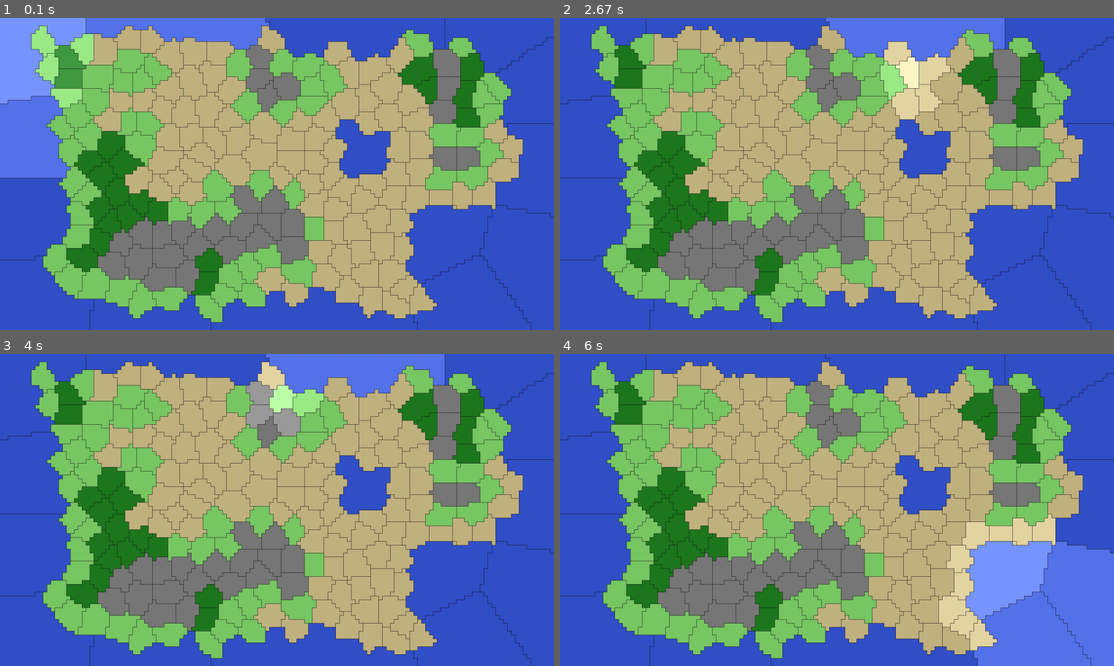
Above: before the commit, frames 1-4 (two rows, left to right).
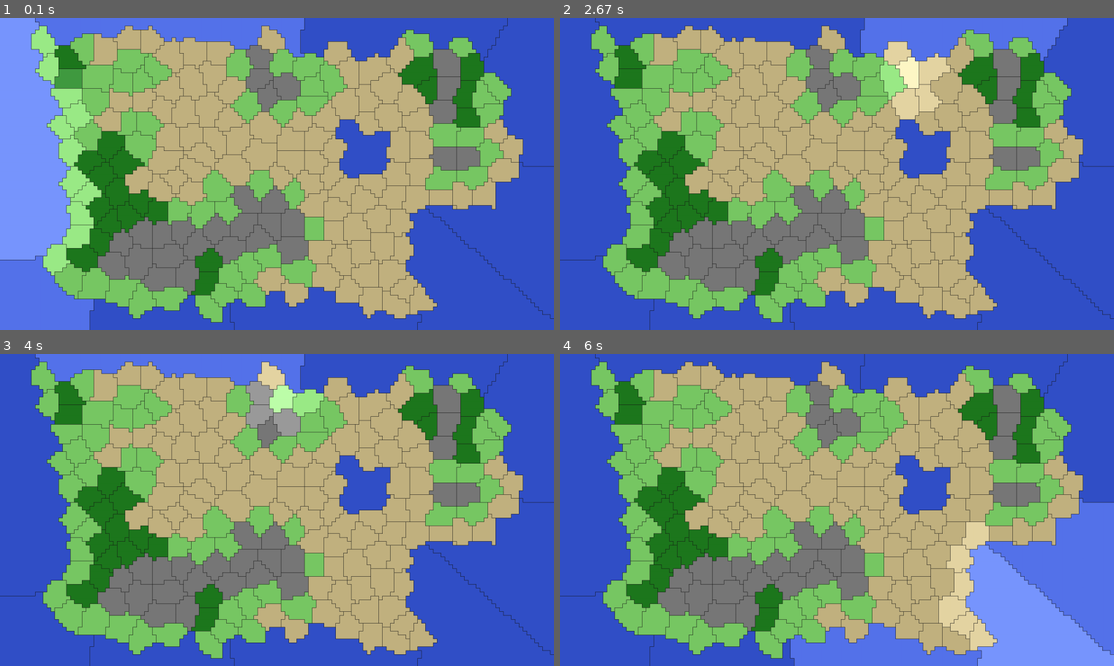
Above: after the commit, the same moments.

Repository: capdevillex/proj_info
Game: pygame game, started from legacy/main.py
Two runs of this game, one before a commit and one after it. Both use one fixed random seed, a clock stepped at 60 frames per second and the inputs below.
Inputs (mouse positions are in pixels of both pictures, inside the frame that each line leads up to):
- Up to frame 1 (0.1 s): no input
- Up to frame 2 (2.67 s): hold D 0.33-0.8 s; move the mouse to (814, 186) at 0.37 s; hold D 0.83-1.3 s; move the mouse to (1014, 164) at 0.87 s; hold S 1.33-1.8 s; move the mouse to (704, 177) at 1.37 s; hold D 1.83-2.47 s; move the mouse to (665, 127) at 1.87 s; hold S from 2.5 s (still down); move the mouse to (920, 64) at 2.53 s
- Up to frame 3 (4 s): release S at 2.97 s; hold D 3-3.47 s; move the mouse to (343, 538) at 3.03 s; hold D 3.5-3.97 s; move the mouse to (288, 403) at 3.53 s
- Up to frame 4 (6 s): hold S 4-4.47 s; move the mouse to (637, 500) at 4.03 s; hold D 4.5-5.13 s; move the mouse to (842, 544) at 4.53 s; hold S 5.17-5.63 s; move the mouse to (820, 456) at 5.2 s; hold D from 5.67 s (still down); move the mouse to (981, 559) at 5.7 s

The runs differ from the first frame. In frame 1, 13% of the frame differs, in the area x 0-100%, y 0-100%; in frame 2, 1.9%; in frame 3, 5.4%; in frame 4, 9.8%.

Commit message:
Complete refactoring of the water tiling process.

Diff:
--- a/world/map.py
+++ b/world/map.py
@@ -1024,14 +1024,57 @@
     def _merge_water_tiles(self, target_size: int = 12):
         """
         Fusionne les tuiles d'eau proches en super-tuiles plus grandes pour améliorer la jouabilité.
-        Algorithme :
-            1. On collecte les cellules d'eau et on prépare une Distance Transform pour mesurer la distance à la terre la plus proche.
-            2. On applique un Poisson Disk Sampling adaptatif (inspiré d'Ebeida) sur les cellules d'eau, où le rayon de rejet varie en fonction de la distance à la côte : plus on est proche de la terre, plus les points d'attraction sont denses, créant des tuiles d'eau plus petites et détaillées près des côtes, et plus espacés au large pour éviter les micro-tuiles d'eau.
-            3. On effectue une relaxation de Lloyd sur les points d'attraction pour améliorer la régularité des tuiles d'eau, en introduisant une répulsion supplémentaire près des côtes pour éviter que les tuiles d'eau ne deviennent trop grandes et irrégulières à proximité de la terre.
-            4. Enfin, on réassigne les cellules d'eau aux nouveaux points d'attraction via un Voronoï discret, ce qui fusionne efficacement les tuiles d'eau proches en de plus grandes entités cohérentes, tout en préservant les détails côtiers essentiels pour la jouabilité et l'esthétique de la carte.
-            5. On reconstruit les tuiles d'eau fusionnées et on met à jour les biomes en conséquence.
-        """
-        # 1. Collecte des cellules d'eau et préparation de la Distance Transform
+
+        Pipeline :
+            A. Distance Transform : Calcul de la distance à la côte pour chaque cellule d'eau
+            B. Poisson Disk Sampling adaptatif : Placement des points d'attraction avec densité variable
+            C. Relaxation de Lloyd : Amélioration de la régularité avec répulsion côtière
+            D. Assignation Voronoï : Propagation par flood fill simultané
+            E. Nettoyage et réassignation : Traitement des tuiles problématiques
+            F. Reconstruction : Création des nouvelles tuiles
+        """
+        self._log("[Fusion] Début de la fusion des tuiles d'eau")
+
+        # Collecte initiale
+        water_cells_set, land_cells, land_tiles = self._collect_water_and_land_cells()
+
+        if not water_cells_set:
+            self._log("[Fusion] Aucune cellule d'eau à fusionner")
+            return
+
+        # Pipeline de fusion
+        self._log("[Fusion A] Distance Transform")
+        distance_map = self._compute_distance_transform(water_cells_set, land_cells)
+
+        self._log("[Fusion B] Poisson Disk Sampling adaptatif")
+        seeds = self._adaptive_poisson_sampling(water_cells_set, distance_map, target_size)
+        self._log(f"[Fusion B] {len(seeds)} points d'attraction générés")
+
+        self._log("[Fusion C] Relaxation de Lloyd avec répulsion côtière")
+        seeds = self._lloyd_relaxation_with_repulsion(seeds, water_cells_set, distance_map)
+
+        self._log("[Fusion D] Assignation Voronoï par flood fill")
+        grid_assignment = self._voronoi_flood_fill(seeds, water_cells_set)
+
+        self._log("[Fusion E] Nettoyage et réassignation des tuiles problématiques")
+        water_groups = self._cleanup_and_reassign_problematic_tiles(
+            grid_assignment, seeds, water_cells_set, target_size
+        )
+
+        self._log("[Fusion F] Reconstruction des tuiles")
+        self._reconstruct_tiles(water_groups, land_tiles)
+
+        self._log(f"[Fusion] Terminé - {len(self.tiles)} tuiles au total")
+
+    # ========== MÉTHODES DÉDIÉES POUR LE PIPELINE DE FUSION ==========
+
+    def _collect_water_and_land_cells(self):
+        """
+        Collecte les cellules d'eau et de terre.
+
+        Returns:
+            Tuple[set, set, list]: (water_cells_set, land_cells, land_tiles)
+        """
         water_cells_set = set()
         land_cells = set()
         land_tiles = []
@@ -1043,11 +1086,19 @@
                 land_tiles.append(tile)
                 land_cells.update(tile.cells)
 
-        if not water_cells_set:
-            return
-
-        # ÉTAPE A : DISTANCE TRANSFORM (Manhattan simplifiée pour la performance)
-        # Calcule la distance de chaque cellule d'eau à la terre la plus proche
+        return water_cells_set, land_cells, land_tiles
+
+    def _compute_distance_transform(self, water_cells_set, land_cells):
+        """
+        Calcule la distance de chaque cellule d'eau à la terre la plus proche (Manhattan).
+
+        Args:
+            water_cells_set: Ensemble des cellules d'eau
+            land_cells: Ensemble des cellules de terre
+
+        Returns:
+            Dict: Mapping (x, y) -> distance
+        """
         distance_map = {pos: float("inf") for pos in water_cells_set}
         dist_queue = deque()
 
@@ -1059,6 +1110,7 @@
                     dist_queue.append((cx, cy))
                     break
 
+        # Propagation BFS
         while dist_queue:
             curr = dist_queue.popleft()
             d = distance_map[curr]
@@ -1068,19 +1120,32 @@
                     distance_map[neighbor] = d + 1
                     dist_queue.append(neighbor)
 
-        # ÉTAPE B : POISSON DISK SAMPLING ADAPTATIF (Ebeida encore)
-        # Rayon de base pour la densité cible (target_size)
+        return distance_map
+
+    def _adaptive_poisson_sampling(self, water_cells_set, distance_map, target_size):
+        """
+        Poisson Disk Sampling adaptatif avec densité variable selon la distance à la côte.
+
+        Args:
+            water_cells_set: Ensemble des cellules d'eau
+            distance_map: Mapping (x, y) -> distance à la côte
+            target_size: Taille cible des tuiles
+
+        Returns:
+            List[Tuple[float, float]]: Liste des points d'attraction (seeds)
+        """
+        # Rayon de base pour la densité cible
         r_base = math.sqrt(
             len(water_cells_set)
             / (max(1, len(water_cells_set) / (self.avg_cells_per_tile * target_size)))
         )
 
-        # Paramètres de densité : 1.5x plus dense à la côte -> r_coast = r_base / sqrt(1.5)
-        r_min = r_base * 0.85  # Près des côtes
-        r_max = r_base * 1.75  # Large (3x moins dense environ)
+        # Paramètres de densité : 1.5x plus dense à la côte
+        r_min = r_base  # Près des côtes
+        r_max = r_base * 1.75  # Large
 
         seeds = []
-        # Grille d'accélération basée sur r_max pour la sécurité
+        # Grille d'accélération basée sur r_max
         cell_size = r_max / 1.414
         grid_w, grid_h = int(self.width / cell_size) + 1, int(self.height / cell_size) + 1
         accel_grid = [[-1 for _ in range(grid_w)] for _ in range(grid_h)]
@@ -1107,7 +1172,6 @@
                     if idx != -1:
                         sx, sy = seeds[idx]
                         dist_sq = (sx - px) ** 2 + (sy - py) ** 2
-                        # Rayon effectif : moyenne ou max pour assurer la transition
                         combined_r = max(local_r, get_local_r((int(sx), int(sy))))
                         if dist_sq < combined_r**2:
                             too_close = True
@@ -1119,9 +1183,24 @@
                 accel_grid[gy][gx] = len(seeds)
                 seeds.append((px, py))
 
-        # ÉTAPE C : RELAXATION DE LLOYD AVEC RÉPULSION CÔTIÈRE
-        for _ in range(3):  # 2 itérations suffisent
+        return seeds
+
+    def _lloyd_relaxation_with_repulsion(self, seeds, water_cells_set, distance_map, iterations=3):
+        """
+        Relaxation de Lloyd avec répulsion côtière.
+
+        Args:
+            seeds: Liste des points d'attraction
+            water_cells_set: Ensemble des cellules d'eau
+            distance_map: Mapping (x, y) -> distance à la côte
+            iterations: Nombre d'itérations
+
+        Returns:
+            List[Tuple[float, float]]: Seeds relaxés
+        """
+        for iteration in range(iterations):
             groups = defaultdict(list)
+
             # BFS temporaire pour assigner les cellules aux seeds actuelles
             temp_assignment = {
                 (int(s[0]), int(s[1])): i
@@ -1169,11 +1248,24 @@
                     new_seeds.append((tx, ty))
                 else:
                     new_seeds.append(old_seed)
+
             seeds = new_seeds
 
-        # ÉTAPE 4 : PROPAGATION PAR FLOOD FILL SIMULTANÉ (BFS)
+        return seeds
+
+    def _voronoi_flood_fill(self, seeds, water_cells_set):
+        """
+        Assignation Voronoï par propagation simultanée (flood fill avec priority queue).
+
+        Args:
+            seeds: Liste des points d'attraction
+            water_cells_set: Ensemble des cellules d'eau
+
+        Returns:
+            Dict: Mapping (x, y) -> seed_index
+        """
         grid_assignment = {}
-        priority_queue = []  # (cost, x, y, seed_index, x_seed, y_seed)
+        priority_queue = []
 
         for i, seed in enumerate(seeds):
             pos = (int(seed[0]), int(seed[1]))
@@ -1197,49 +1289,296 @@
                         priority_queue, (new_cost, neighbor[0], neighbor[1], s_idx, sx, sy)
                     )
 
-        # ÉTAPE E : NETTOYAGE ET FUSION
+        return grid_assignment
+
+    def _cleanup_and_reassign_problematic_tiles(
+        self, grid_assignment, seeds, water_cells_set, target_size
+    ):
+        """
+        Nettoyage et réassignation des tuiles problématiques (trop petites).
+
+        Nouvelle approche :
+        - Identifier les tuiles problématiques
+        - Supprimer ces tuiles et leurs voisines directes
+        - Collecter toutes les cellules à réassigner
+        - Pour chaque composante connexe, faire une assignation BFS avec n_comp - 1 points
+          (n_comp = nombre de tuiles supprimées dans cette composante)
+
+        Args:
+            grid_assignment: Mapping (x, y) -> seed_index
+            seeds: Liste des points d'attraction
+            water_cells_set: Ensemble des cellules d'eau
+            target_size: Taille cible des tuiles
+
+        Returns:
+            Dict: Mapping seed_index -> list of cells
+        """
+        # Grouper les cellules par seed
         water_groups = defaultdict(list)
         for pos, s_idx in grid_assignment.items():
             water_groups[s_idx].append(pos)
 
         min_area = (self.avg_cells_per_tile * target_size) * 0.4
-        remap = {idx: idx for idx in range(len(seeds))}
-
-        # Fusion des orphelins (identique à ton code mais sécurisé)
-        sorted_indices = sorted(water_groups.keys(), key=lambda i: len(water_groups[i]))
-        for s_idx in sorted_indices:
-            cells = water_groups[s_idx]
+
+        # Identifier les tuiles problématiques (trop petites)
+        problematic_indices = set()
+        for s_idx, cells in water_groups.items():
             if 0 < len(cells) < min_area:
-                neighbor_indices = set()
-                for cx, cy in cells:
-                    for dx, dy in [(-1, 0), (1, 0), (0, -1), (0, 1)]:
-                        nb = (cx + dx, cy + dy)
-                        if nb in grid_assignment:
-                            nb_idx = remap[grid_assignment[nb]]
-                            if nb_idx != s_idx:
-                                neighbor_indices.add(nb_idx)
-
-                if neighbor_indices:
-                    target_idx = min(
-                        neighbor_indices,
-                        key=lambda idx: (
-                            len(water_groups[idx] + water_groups[s_idx])
-                            / (self._shared_pixel_border(s_idx, idx) + 1)
-                            / (1 + ratio_area_perimeter(water_groups[idx] + water_groups[s_idx]))
-                            ** 2
-                        ),
-                    )
-                    water_groups[target_idx].extend(cells)
-                    for c in cells:
-                        grid_assignment[c] = target_idx  # Mise à jour pour fusions suivantes
-                    remap[s_idx] = target_idx
-                    water_groups[s_idx] = []
-
-        # ÉTAPE F : RECONSTRUCTION
+                problematic_indices.add(s_idx)
+
+        if not problematic_indices:
+            self._log("[Fusion E] Aucune tuile problématique détectée")
+            return water_groups
+
+        self._log(f"[Fusion E] {len(problematic_indices)} tuiles problématiques détectées")
+
+        # Construire le graphe d'adjacence entre tuiles
+        tile_neighbors = defaultdict(set)
+        for pos, s_idx in grid_assignment.items():
+            for dx, dy in [(-1, 0), (1, 0), (0, -1), (0, 1)]:
+                neighbor_pos = (pos[0] + dx, pos[1] + dy)
+                if neighbor_pos in grid_assignment:
+                    neighbor_idx = grid_assignment[neighbor_pos]
+                    if neighbor_idx != s_idx:
+                        tile_neighbors[s_idx].add(neighbor_idx)
+
+        # Collecter les tuiles à supprimer (problématiques + leurs voisines)
+        tiles_to_remove = set(problematic_indices)
+        for prob_idx in problematic_indices:
+            tiles_to_remove.update(tile_neighbors[prob_idx])
+            for neighbor in tile_neighbors[prob_idx]:
+                tiles_to_remove.update(tile_neighbors[neighbor])
+
+        self._log(f"[Fusion E] {len(tiles_to_remove)} tuiles à supprimer (incluant voisines)")
+
+        # Collecter toutes les cellules à réassigner
+        cells_to_reassign = set()
+        for s_idx in tiles_to_remove:
+            cells_to_reassign.update(water_groups[s_idx])
+            del water_groups[s_idx]
+
+        if not cells_to_reassign:
+            return water_groups
+
+        # Identifier les composantes connexes dans les cellules à réassigner
+        components = self._find_connected_components(cells_to_reassign)
+        num_components = len(components)
+
+        self._log(
+            f"[Fusion E] {len(cells_to_reassign)} cellules à réassigner en {num_components} composante(s)"
+        )
+
+        # Traiter chaque composante connexe séparément
+        next_seed_idx = max(water_groups.keys()) + 1 if water_groups else 0
+
+        for comp_idx, component in enumerate(components):
+            # Calculer combien de tuiles ont été supprimées dans cette composante
+            # (approximation basée sur la taille de la composante)
+            comp_size = len(component)
+
+            # Nombre de seeds pour cette composante : au moins 1, sinon basé sur la taille
+            num_seeds_for_comp = max(1, comp_size // (self.avg_cells_per_tile * target_size))
+
+            self._log(
+                f"[Fusion E] Composante {comp_idx + 1}/{num_components} : "
+                f"{comp_size} cellules, {num_seeds_for_comp} seed(s)"
+            )
+
+            # Générer des seeds pour cette composante
+            comp_seeds = self._generate_seeds_for_cells(component, num_seeds_for_comp)
+
+            # Assigner les cellules de cette composante avec BFS (garantit la connexité)
+            comp_assignment = self._assign_cells_to_seeds_bfs(component, comp_seeds)
+
+            # Intégrer les nouvelles assignations
+            for local_idx, cells in comp_assignment.items():
+                if cells:  # Ne pas créer de groupes vides
+                    water_groups[next_seed_idx] = cells
+                    next_seed_idx += 1
+
+        self._log(f"[Fusion E] Réassignation terminée - {len(water_groups)} groupes d'eau")
+
+        return water_groups
+
+    def _find_connected_components(self, cells_set):
+        """
+        Trouve les composantes connexes dans un ensemble de cellules.
+
+        Args:
+            cells_set: Ensemble de cellules (x, y)
+
+        Returns:
+            List[set]: Liste des composantes connexes
+        """
+        visited = set()
+        components = []
+
+        for start_cell in cells_set:
+            if start_cell in visited:
+                continue
+
+            # BFS pour trouver la composante
+            component = set()
+            queue = deque([start_cell])
+            visited.add(start_cell)
+
+            while queue:
+                cell = queue.popleft()
+                component.add(cell)
+
+                for dx, dy in [(-1, 0), (1, 0), (0, -1), (0, 1)]:
+                    neighbor = (cell[0] + dx, cell[1] + dy)
+                    if neighbor in cells_set and neighbor not in visited:
+                        visited.add(neighbor)
+                        queue.append(neighbor)
+
+            components.append(component)
+
+        return components
+
+    def _generate_seeds_for_cells(self, cells_set, num_seeds):
+        """
+        Génère des points d'attraction pour un ensemble de cellules.
+
+        Args:
+            cells_set: Ensemble de cellules
+            num_seeds: Nombre de seeds à générer
+
+        Returns:
+            List[Tuple[float, float]]: Liste des seeds
+        """
+        if num_seeds <= 0:
+            return []
+
+        cells_list = list(cells_set)
+
+        if num_seeds >= len(cells_list):
+            # Un seed par cellule
+            return [(x + 0.5, y + 0.5) for x, y in cells_list]
+
+        # Échantillonnage aléatoire simple
+        sampled = random.sample(cells_list, num_seeds)
+        return [(x + 0.5, y + 0.5) for x, y in sampled]
+
+    def _assign_cells_to_seeds(self, cells_set, seeds):
+        """
+        Assigne des cellules aux seeds les plus proches (méthode simple, sans garantie de connexité).
+
+        ATTENTION : Cette méthode peut créer des tuiles non-connexes si des bras de terre
+        traversent la zone. Utilisez _assign_cells_to_seeds_bfs pour garantir la connexité.
+
+        Args:
+            cells_set: Ensemble de cellules à assigner
+            seeds: Liste des seeds
+
+        Returns:
+            Dict: Mapping seed_index -> list of cells
+        """
+        if not seeds:
+            return {}
+
+        assignment = defaultdict(list)
+
+        for cell in cells_set:
+            # Trouver le seed le plus proche
+            min_dist = float("inf")
+            closest_idx = 0
+
+            for i, seed in enumerate(seeds):
+                dist_sq = (cell[0] - seed[0]) ** 2 + (cell[1] - seed[1]) ** 2
+                if dist_sq < min_dist:
+                    min_dist = dist_sq
+                    closest_idx = i
+
+            assignment[closest_idx].append(cell)
+
+        return assignment
+
+    def _assign_cells_to_seeds_bfs(self, cells_set, seeds):
+        """
+        Assigne des cellules aux seeds en utilisant un BFS simultané.
+
+        Cette méthode garantit que chaque tuile créée est connexe (pas de bras de terre
+        qui la traverse). Le BFS propage depuis chaque seed simultanément, en respectant
+        la connexité 4-adjacente.
+
+        Args:
+            cells_set: Ensemble de cellules à assigner (doit être connexe)
+            seeds: Liste des seeds
+
+        Returns:
+            Dict: Mapping seed_index -> list of cells (chaque groupe est garanti connexe)
+        """
+        if not seeds:
+            return {}
+
+        if len(seeds) == 1:
+            # Un seul seed : toutes les cellules lui appartiennent
+            return {0: list(cells_set)}
+
+        # Initialisation : chaque seed démarre sur la cellule la plus proche
+        assignment = {}
+        priority_queue = []
+
+        for seed_idx, seed in enumerate(seeds):
+            # Trouver la cellule la plus proche de ce seed
+            min_dist = float("inf")
+            closest_cell = None
+
+            for cell in cells_set:
+                dist_sq = (cell[0] - seed[0]) ** 2 + (cell[1] - seed[1]) ** 2
+                if dist_sq < min_dist:
+                    min_dist = dist_sq
+                    closest_cell = cell
+
+            if closest_cell:
+                assignment[closest_cell] = seed_idx
+                # Priority queue : (distance au seed, x, y, seed_idx)
+                heapq.heappush(priority_queue, (0, closest_cell[0], closest_cell[1], seed_idx))
+
+        # BFS simultané depuis tous les seeds
+        while priority_queue:
+            dist, x, y, seed_idx = heapq.heappop(priority_queue)
+
+            current_cell = (x, y)
+
+            # Si cette cellule a déjà été assignée à un autre seed, on skip
+            if assignment.get(current_cell) != seed_idx and current_cell in assignment:
+                continue
+
+            # Explorer les voisins 4-connexes
+            for dx, dy in [(-1, 0), (1, 0), (0, -1), (0, 1)]:
+                neighbor = (x + dx, y + dy)
+
+                # Vérifier que le voisin est dans l'ensemble et pas encore assigné
+                if neighbor in cells_set and neighbor not in assignment:
+                    # Calculer la distance au seed
+                    seed = seeds[seed_idx]
+                    new_dist = (neighbor[0] - seed[0]) ** 2 + (neighbor[1] - seed[1]) ** 2
+
+                    # Assigner et ajouter à la queue
+                    assignment[neighbor] = seed_idx
+                    heapq.heappush(priority_queue, (new_dist, neighbor[0], neighbor[1], seed_idx))
+
+        # Convertir en format de sortie : seed_idx -> list of cells
+        result = defaultdict(list)
+        for cell, seed_idx in assignment.items():
+            result[seed_idx].append(cell)
+
+        return result
+
+    def _reconstruct_tiles(self, water_groups, land_tiles):
+        """
+        Reconstruit les tuiles (terre + eau fusionnée).
+
+        Args:
+            water_groups: Mapping seed_index -> list of cells
+            land_tiles: Liste des tuiles de terre existantes
+        """
         new_tiles = {}
         next_id = 0
 
-        # Terres (on garde tes objets Tile existants)
+        # Terres (on garde les objets Tile existants)
         for tile in sorted(land_tiles, key=lambda t: t.id):
             tile.id = next_id
             for x, y in tile.cells:
@@ -1247,7 +1586,7 @@
             new_tiles[next_id] = tile
             next_id += 1
 
-        # Mers
+        # Mers fusionnées
         for s_idx, cells in water_groups.items():
             if not cells:
                 continue
